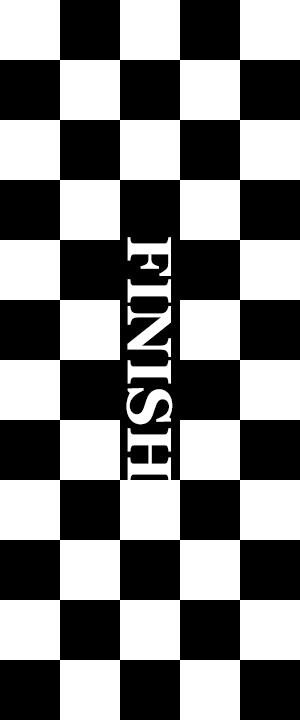
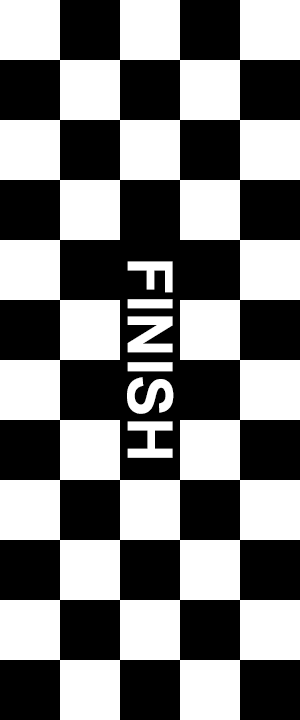
Layers edited between the first and the second 300×720 image:
painted on "FINISH" over (126, 237, 174, 480)
